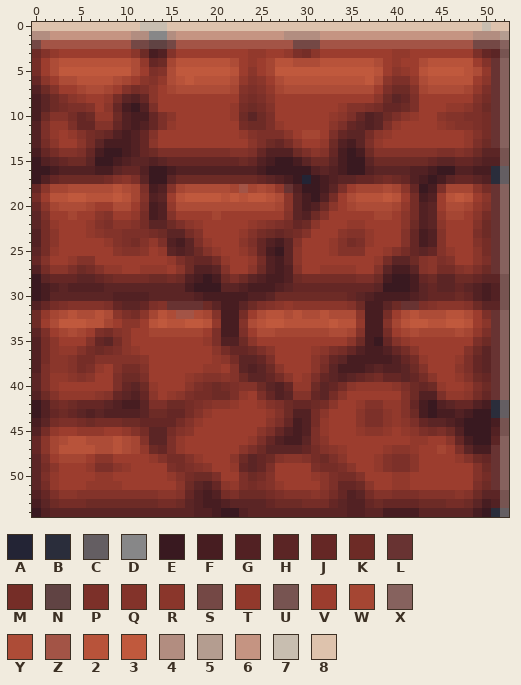
Two versions of one pixel-art sprite, Images/destructibleBlock.png. The picture above was drawn from the file before the commit.
The file is 53x55 pixels. Colours within 5 levels of each other are drawn and written as one.
Palette (. is transparent): A #232435  B #2a2d3b  C #645e62  D #878788  E #391920  F #471d21  G #522123  H #5b2525  J #652725  K #6d2b26  L #683332  M #752d27  N #604343  P #7c3029  Q #83332a  R #8a362b  S #744845  T #92392c  U #775451  V #9c3d2e  W #a54633  X #86625e  Y #ad4c37  Z #a35446  2 #b8533a  3 #c0593d  4 #b28d80  5 #b49d90  6 #c59482  7 #c8beb0  8 #dec3ad
Pixels before (only the part around the change), first column x 0:
 0 88888888888877788888888888888888888888888888888888788
 1 4466666666644DD46666666666664444666666666666666664445
 2 SZZZZZZZZZZSSNNSZZZZZZZZZZZZZSSSZZZZZZZZZZZZZZZZZSSSX
 3 KQTVVVVVVVVRKFGQVVVVVVVVTTVVTPMRVVVVVVVVTTVVVVVVVPJHU
 4 MVY22222222YTJKW222222YVTVW22YYY222222YVTVVY22222VQLX
 5 MVY33333333YVPQY3333332VRVW333333333332VRTV233332YTLX
 6 JRVYY2222YWVRQTY232222YTQRVY2222222223YRPPTY22222VRLX
 7 GKQVVWYYWVQMPRVWYYYYYYWQPQTWYYYYYYYYYYVPKKQWYYYYWTPLX
 8 FHKPRTVVTMHGJRVVVVVVVVVPMPRVVVVVVVVVVVRKHJPVVVVVVQMLX
 9 FHKMPPQVRJFEGPVVVVVVVVTMKMQVVVVVVVTQQPMJJKPVVVTTRPKLX
10 FKQQMJKTTKGFFJPRVVVVVVTKHKPVVVVVVTRPJGHKPRTVVRQQPPMLX
11 GPTTPJJQQJGFGJPTVVVVVVVMKKPTVVVVVRPJHGHPTVVVVTRQQPMLX
12 GPTVTQMKJGFGJQVVVVVVVVVTQPPPRVWWVPJHHMRTVVVVVVVVTQMLX
13 GMRVVRMHFFFGJRVVVVVVVVVVRPKJMRVVTKGFHPTVVVVVVVVVTPKLX
14 FJMQQPJFEEFGJKPPPPPPPPQQPJGGGKPRQJFEFKQQQQQQQPPQPKHHU
15 EGHJKKHEEFGHHGHJJJJJJJJKJGFEEFHKKHFEEHKKKKKKJHHJJHGGU
16 EEFGGGGFFHJJGEEFGGGGGGGGGFEEEEEGHGFEEGHHHHGGFEEGGFFBC
17 EGJKKKKKMQRPHEEHKKKKKKKKKJHGFEAEFGHHJJKMKJGFEFHJJHGBC
18 JRWWYYYYY2YWPFGQWYYYYYWZWYWTLGEEFHPVWWWYWRJEFPWWWRMLX
19 MV223322232WQGHV23333232332YRHFEGMVY22232VMFGV232VRLX
20 JRWYYYWVVYYVPFGTYYYYYYYYYYYWRHFGKRVWYYYYWTMGHVYYWTQLX
21 HPVVWVVRQVVTMFGQVVVVWVVVVVVVQHGKQVVVVVWWVRMGHTWWVRMLX
22 HMTVVVTQPRRQMHHKPRTVVVVVTRQPMJKRVVVTTVVVVRKGHRVVVQKLX
23 GMRVVVTRQQPPPMKHHMQVVVVTQMKJKMQVVVRQQTVVVQJFGQVVVPKLX
24 GMRVVVVVTQPMQTPGFHPTVVVRPJGFHQVVVTQMPTVVVQJFGQVVVQMLX
25 HMTVVVVVVRQQRVTHGHKQTVVTQJFEHRVVVTQQQVVTQMJHJQTVVRMLX
26 JQVVTQQVVVVVVVVTPKJJMTVVTMGFHRVVVVVVVVTMHHKQRPQVVRPLX
27 GMRRPKMQTTVVTTTVRKGGHQVVRKGFGQVVTTTTVVQHFFHQRMMQRPKLX
28 EHJJJHHJKMMMMKKMKGFEFKPKHGFFGKMMMMMMPPKFEEFJKHHKKJHHU
29 EFGHGGGGHHHHHHHHHFEEEHHGFFFGHJJJJJJJJJHEEEFHJHHJHGFGU
30 EFHHHHHHHGGGGHHHHHGFFFFFGGHKKKKKKKKJHGFFFFGHJJJKJGFGU
31 GJMPQQQQPJHHJPQLLLLKHFFHKPQRTRRRRRRQKFFHKLLPQRRRQKHHU
32 KTWY2YY2YRPMRW2YZZYWQFFMVY22Y2YY2YYYRFFMVY2YYY22YVPLX
33 KVY33322WVRRV2322332TFFQY23322222322TFFQW23322332VRLX
34 HPVWYWVPMQRVVWWWWWWVPFFPVYYWWWWWWYYWQFFMVWYWWWWYWTPLX
35 GMRVVVQJHMRVVVVVVVVTPGGKRVVVVVVVVVVRKFEJQTVVVVVVVPKLX
36 GMRTTQMKMPRTVVVVVVVVRMJJKPRVVVVTRPMJGFFGJMRVVVVVQKHLX
37 GMRRQMMQQQQQRVVVVVVVTRMHHJPVVVVRPJHFFFFFGJMTVVVTPJHLX
38 GPRRQMPTVQMMQVVVVVVTTVQHGHKRVVVRMHFFFGHGGHKQVVVRPJHLX
39 HPTTRQRVVPKKPVVVVTRQQRQKHHJMRVTPJHGHJKMJJHJMRVVTQKJLX
40 HPTVVVVVVPJHKTVVVRPMKMPQQKHGJTTKHJMRTTTTRPKJKTVVTPKLX
41 GKQTTTTRQJHGJRVTRPMMKKPTVPJGHQQJHMRVVVVVVQKGGPTTRMJLX
42 EGKMKJJJHGFFHPPKKMPQRRTVVTQPKJJKMRVVTQQTTQJFEGHJJGFBC
43 EGJKJHGHGGGGHKKJJMQTVVVVVVTQKGGMRVVVRPPRTQKFEFFGFEEBC
44 FHMPPMKMMMKKJJJJMQTVVVVVVVRPJFGMTVVVRPPRTRPJHHGFEEEFU
45 GMTVVTTTVVTQMHHMQRVVVVVVVRPJGFGPTVVVTRRTVTRPMPKGEEEGU
46 JRWY22YYY2YWQHHPTVVVVVVVTPJGFFHPRVVVVVVVVVTTVVRJFEEHX
47 JRW2222YY2YWTKJPTVVVVVVRPKHHHHJMQRTVVVVTRRTVVWVPHFFLX
48 HPVWWWVRRVVVVTQMMQTVVVRKHJKQRRQMKPRVVVTQPPRVVVVTQKJLX
49 HMRVVVTPPRTVVVVPMPQRVVTJHJPVVVVPMMPRVVTQPPRVVVVVVQKLX
50 HPTVVVVTTVVVVVVTQMKKPVVPKMQVVVVTRPMMQVVVTTVVVVVVVQMLX
51 HMTVVVTTTTVVVVVVRKHGJRTPMPQTVVVVRPJJKRVVTTVVVVVVVPKLX
52 GJPRRQQQQQQQQQRRQJGFGMPKKKMPQQQRQMJGHMQQPPPQQQQRQKHHU
53 FHKMMMKKKKKKKKMMKHGFFGHHHHJKKKMMMJHGGJKJJJJKKKMMKHFGU
54 EGHHHHHHHHHHHHHHHHGGFEEGHHHHHHHHHHHGGHHFFFFHHHHHHFEBC
The result:
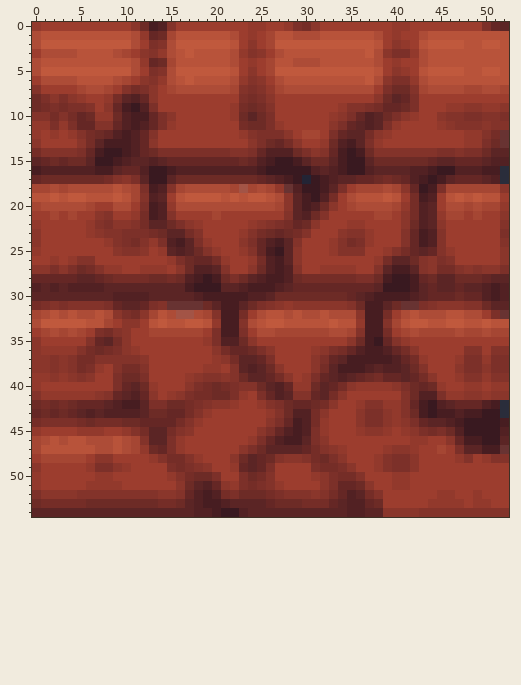
Difference:
Changed rows in their new state; - is an unchanged pixel.
first column x 0:
 0 TVVVVVVVVVVRKFGQVVVVVVVVTTVVTPMRVVVVVVVVTTVVVVVVVVPJH
 1 Y2222222222YTJKW222222YVTVW22YYY222222YVTVVY222222222
 2 Y3333333333YVPQY3333332VRVW333333333332VRTV2333322332
 3 VYYYY2222YWVRQTY232222YTQR-Y2222222223YRPPTY222222222
 4 Y22----------------------------------------------2222
 5 Y33----------------------------------------------2332
 6 VYY----------------------------------------------2222
 7 QVV----------------------------------------------WYYW
 8 KPR----------------------------------------------VVVV
 9 KMP----------------------------------------------RTTR
10 QQM-----------------------------------------------QQP
11 TTP----------------------------------------------QRQQ
12 TV-----------------------------------------------TQML
13 RVV----------------------------------------------TPKL
14 MQQ----------------------------------------------PK-H
15 HJK----------------------------------------------JH-G
16 FGG----------------------------------------------G-FB
17 JKK----------------------------------------------JHGB
18 WWY----------------------------------------------WWWR
19 223----------------------------------------------322V
20 WYY----------------------------------------------YWWT
21 VVW----------------------------------------------WVVR
22 TVV----------------------------------------------VVVQ
23 RVV----------------------------------------------VVVP
24 RVV----------------------------------------------VVVQ
25 TVV----------------------------------------------VVVR
26 VVT----------------------------------------------VVVR
27 RRP----------------------------------------------QRRP
28 JJ-----------------------------------------------KJ-H
29 GH-----------------------------------------------HGFG
30 HH-----------------------------------------------JGFG
31 MPQ----------------------------------------------QK-H
32 WY2----------------------------------------------YVPL
33 Y33----------------------------------------------2322
34 VWY----------------------------------------------WYWW
35 RVV----------------------------------------------VVVV
36 RTT----------------------------------------------QVQQ
37 RRQ----------------------------------------------PTPP
38 RRQ----------------------------------------------PRPP
39 TTR----------------------------------------------QTQQ
40 TVV----------------------------------------------TVTT
41 QTT----------------------------------------------RTRR
42 KM-----------------------------------------------JGFB
43 JK-----------------------------------------------F-EB
44 MPP------------------------------------------------EF
45 TVV------------------------------------------------EG
46 WY2----------------------------------------------F-EH
47 W22----------------------------------------------H-FL
48 VWW----------------------------------------------VTQQ
49 RVV----------------------------------------------VVVV
50 TVV----------------------------------------------VVVV
51 TVV----------------------------------------------VVVV
52 PRR------------------------------------VVVVVVTTVVTVVV
53 KMM------------------------------------VVVVVTTTTVTTVV
54 HH-------------------------------------RRRRQQQQQQQQQQ
Where, in picture pixels (left, top, right, bottom), the same in both pictures:
changed: (32, 22, 509, 517)
